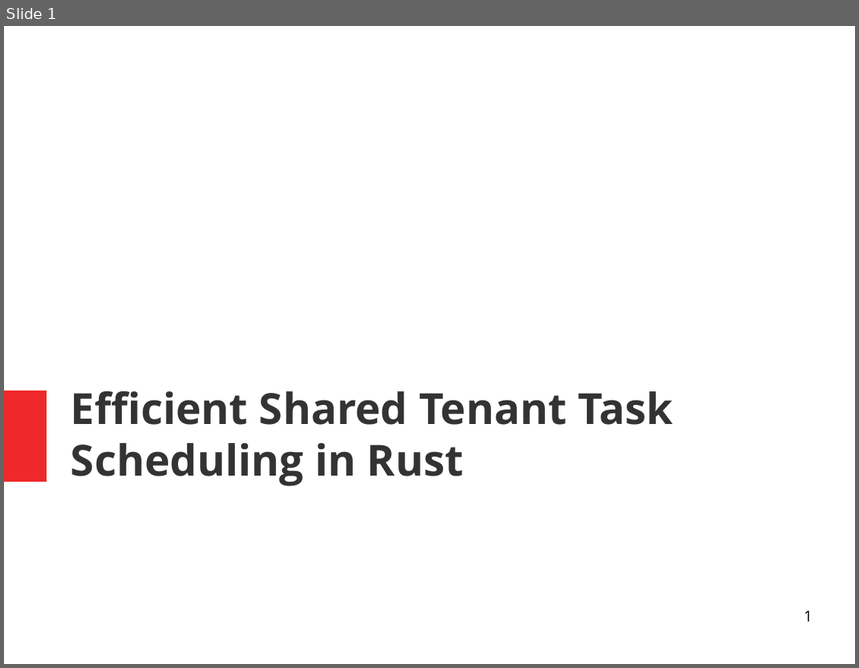
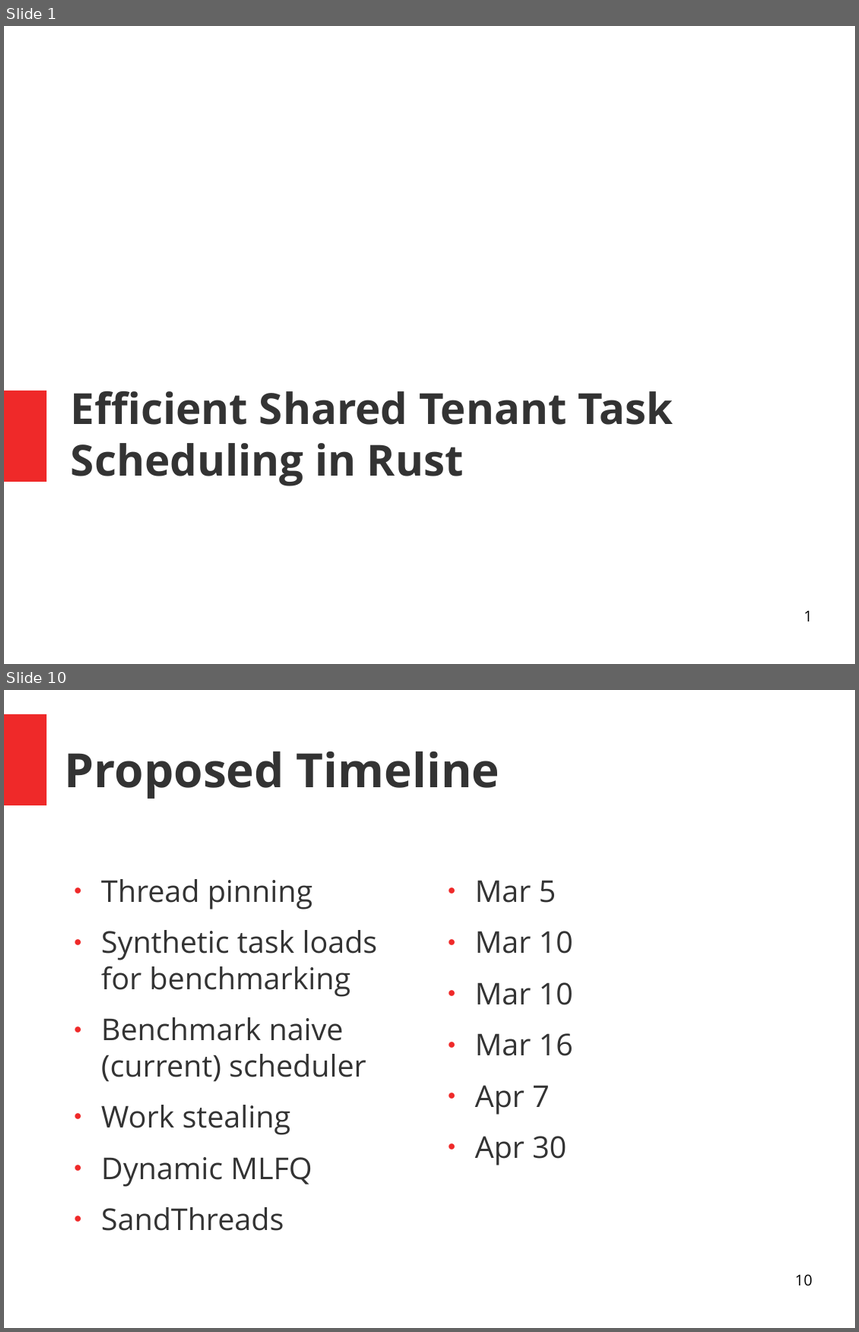
Before and after one commit to aaronlangford31/scheduler, a slide deck: docs/presentations/proj_background.odp. Shown one above the other, each under a label of ours: slide 1 before the commit, slides 1 and 10 after it; the slides between them are not shown. The pictures are 859x668 and 859x1332 pixels, drawn with LibreOffice and Linux fonts; fonts in the diff are those of the drawing. Boxes give left, top, right and bottom in pixels: in the first picture for what was removed or moved away, otherwise in the second. Text is boxed around its words. In the diff, an @@ line names an element or a change of style, - is before the commit and + after.

```diff
--- a/docs/presentations/proj_background.odp
+++ b/docs/presentations/proj_background.odp
@@ slide 10 added at [4, 690, 855, 1328], background #FFFFFF @@
@@ rectangle added at [4, 714, 47, 805], fill #EF2929 @@
@@ title added at [65, 752, 500, 799], 44 pt, text #333333, bold @@
+Proposed Timeline
@@ text added at [101, 879, 378, 1231], 28 pt, text #333333 @@
+● Thread pinning
+● Synthetic task loads for benchmarking
+● Benchmark naive (current) scheduler
+● Work stealing
+● Dynamic MLFQ
+● SandThreads
@@ text added at [475, 880, 573, 1166], 28 pt, text #333333 @@
+● Mar 5
+● Mar 10
+● Mar 10
+● Mar 16
+● Apr 7
+● Apr 30
@@ page number added at [795, 1274, 813, 1287], 14 pt, text #000000 @@
+10
```
Also in this commit, not shown: 3 slides changed, 5 other slides added, 1 slide removed, 1 other file.
